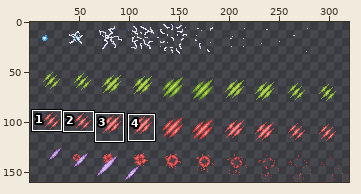
Edited in one commit: sprite sheet (Resources/AwesomeGuns/Weapons/SPRITES/Hits.gif). Above, an overview of the earlier version with the close-up marked.
Close-up. Old version:
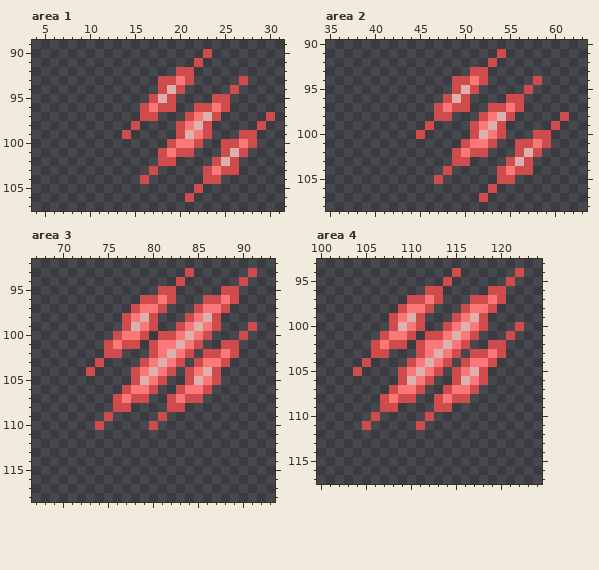
The file is 320x160 pixels. Shown: area 1: x 4..31, y 89..107; area 2: x 35..63, y 90..108; area 3: x 67..93, y 92..118; area 4: x 100..124, y 93..117. The wide view leaves out empty margins. The commit also changed other parts of the picture, which this record leaves out.
The same view after the edit:
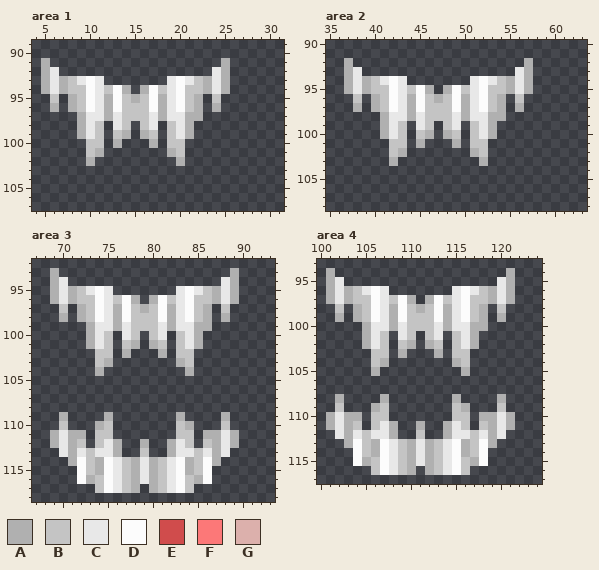
Palette (. is transparent): A #b0b0b0  B #c4c4c4  C #e8e8e8  D #fcfcfc  E #d04c4c  F #fc7878  G #dcb0ac
Difference:
Area 1:
y 90: x 23 E -> .
y 91: x 5 . -> A; x 22 E -> .; x 25 . -> A
y 92: x 5..6 .. -> AC; x 20..21 EE -> ..; x 24..25 .. -> CA
y 93: x 5..11 ....... -> ACABCDC; x 18..25 EEFE.... -> .CDCBACA; x 27 E -> .
y 94: x 5..14 .......... -> ACABBDCBDA; x 16..26 ..EGE.....E -> ADBCDBBACA.
y 95: x 6 . -> B; x 8..22 .........EGE... -> ABDCADBABDACDBA; x 24..25 EE -> B.
y 96: x 6 . -> A; x 8..25 ........EFEE..EEFE -> ABDCADBBBDACDBA.A.
y 97: x 9..24 .......EE...EFGE -> ACCACBBBCACCAA..; x 30 E -> .
y 98: x 9..11 ... -> ACB; x 13..17 ..E.. -> CB.BC; x 19..23 .EFGE -> BCA..; x 29 E -> .
y 99: x 9..11 ... -> ACB; x 13..14 .E -> BA; x 16..17 .. -> AB; x 19..23 .EGFE -> BCA..; x 27..28 EE -> ..
y 100: x 10..11 .. -> BB; x 13 . -> A; x 17 . -> A; x 19..22 EFFE -> BB..; x 25..28 EEFE -> ....
y 101: x 10..11 .. -> BA; x 18..21 EFEE -> .AB.; x 25..27 EGE -> ...
y 102: x 10 . -> A; x 18..20 EE. -> ..A; x 24..26 EGE -> ...
y 103: x 17 E -> .; x 23..26 EFEE -> ....
y 104: x 16 E -> .; x 23..24 EE -> ..
y 105: x 22 E -> .
y 106: x 21 E -> .
Area 2:
y 91: x 54 E -> .
y 92: x 37 . -> A; x 53 E -> .; x 57 . -> A
y 93: x 37..38 .. -> AC; x 51..52 EE -> ..; x 56..57 .. -> CA
y 94: x 37..43 ....... -> ACABCDC; x 49..58 EEFE.....E -> ..CDCBACA.
y 95: x 37..46 .......... -> ACABBDCBDA; x 48..57 .EGE.....E -> ADBCDBBACA
y 96: x 38 . -> B; x 40..56 ........EGE....EE -> ABDCADBABDACDBA.B
y 97: x 38 . -> A; x 40..56 .......EFEE..EEFE -> ABDCADBBBDACDBA.A
y 98: x 41..55 ......EE...EFGE -> ACCACBBBCACCAA.; x 61 E -> .
y 99: x 41..43 ... -> ACB; x 45..46 .E -> CB; x 48..49 .. -> BC; x 51..54 EFGE -> BCA.; x 60 E -> .
y 100: x 41..43 ... -> ACB; x 45..46 E. -> BA; x 48..49 .. -> AB; x 51..54 EGFE -> BCA.; x 58..59 EE -> ..
y 101: x 42..43 .. -> BB; x 45 . -> A; x 49..53 .EFFE -> A.BB.; x 56..59 EEFE -> ....
y 102: x 42..43 .. -> BA; x 49..52 EFEE -> ..AB; x 56..58 EGE -> ...
y 103: x 42 . -> A; x 49..50 EE -> ..; x 52 . -> A; x 55..57 EGE -> ...
y 104: x 48 E -> .; x 54..57 EFEE -> ....
y 105: x 47 E -> .; x 54..55 EE -> ..
y 106: x 53 E -> .
y 107: x 52 E -> .
Area 3:
y 93: x 69 . -> A; x 84 E -> .; x 89 . -> A; x 91 E -> .
y 94: x 69..70 .. -> AC; x 83 E -> .; x 88..90 ..E -> CA.
y 95: x 69..75 ....... -> ACABCDC; x 81..89 EE.....EE -> ..CDCBACA
y 96: x 69..89 ..........EEFE...EEFE -> ACABBDCBDA.ADBCDBBACA
y 97: x 70 . -> B; x 72..88 ......EFFE...EFFE -> ABDCADBABDACDBA.B
y 98: x 70 . -> A; x 72..88 .....EFGE...EFGE. -> ABDCADBBBDACDBA.A
y 99: x 73..87 ....EGFE..EFGFE -> ACCACBBBCACCAA.; x 91 E -> .
y 100: x 73..86 ...EFFE.EEFGFE -> ACB.CB.BC.BCA.; x 90 E -> .
y 101: x 73..78 ..EFEE -> ACB.BA; x 80..85 EFFGFE -> AB.BCA; x 88..89 EE -> ..
y 102: x 74..77 .EE. -> BB.A; x 80..84 EFGFE -> .A.BB; x 86..89 EEFE -> ....
y 103: x 74..75 E. -> BA; x 79..88 EFGFE.EFFE -> ....AB....
y 104: x 73..74 E. -> .A; x 78..82 EFGFE -> .....; x 84..87 EFGE -> A...
y 105: x 78..81 EGFE -> ....; x 84..87 EGFE -> ....
y 106: x 77..80 EFFE -> ....; x 83..86 EFFE -> ....
y 107: x 76..79 EFEE -> ....; x 82..85 EFEE -> ....
y 108: x 76..77 EE -> ..; x 82..83 EE -> ..
y 109: x 70 . -> A; x 75 E -> A; x 81 E -> .; x 83 . -> A; x 88 . -> A
y 110: x 70 . -> B; x 74..75 E. -> AB; x 80 E -> .; x 83..84 .. -> BA; x 88 . -> B
y 111: x 69..72 .... -> ACAA; x 74..75 .. -> BB; x 83..84 .. -> BB; x 86..89 .... -> AACA
y 112: x 69..72 .... -> ACAB; x 74..76 ... -> BCA; x 79 . -> A; x 82..84 ... -> ACB; x 86..89 .... -> BACA
y 113: x 70..76 ....... -> CACBCCA; x 79 . -> B; x 82..88 ....... -> ACCBCAC
y 114: x 71..87 ................. -> ADBADCBACABCDABDA
y 115: x 72..86 ............... -> DBADCBACABCDABD
y 116: x 72..86 ............... -> DABDCBACABCDBAD
y 117: x 74..78 ..... -> BDCBA; x 80..84 ..... -> ABCDB
Area 4:
y 94: x 101 . -> A; x 115 E -> .; x 121..122 .E -> A.
y 95: x 101..102 .. -> AC; x 114 E -> .; x 120..121 .E -> CA
y 96: x 101..107 ....... -> ACABCDC; x 112..113 EE -> ..; x 115..121 ....EE. -> CDCBACA
y 97: x 101..121 .........EEFE...EEFE. -> ACABBDCBDA.ADBCDBBACA
y 98: x 102 . -> B; x 104..120 .....EFFE...EFFE. -> ABDCADBABDACDBA.B
y 99: x 102 . -> A; x 104..118 ....EFGE...EFGE -> ABDCADBBBDACDBA; x 120 . -> A
y 100: x 105..118 ...EGFE..EFGFE -> ACCACBBBCACCAA; x 122 E -> .
y 101: x 105..110 ..EFFE -> ACB.CB; x 112..117 EEFGFE -> BC.BCA; x 121 E -> .
y 102: x 105..117 .EFEE.EFFGFE. -> ACB.BA.AB.BCA; x 119..120 EE -> ..
y 103: x 106..107 EE -> BB; x 109 . -> A; x 111..120 EFGFE.EEFE -> ..A.BB....
y 104: x 105..107 E.. -> .BA; x 110..119 EFGFE.EFFE -> .....AB...
y 105: x 104 E -> .; x 106 . -> A; x 109..113 EFGFE -> .....; x 115..118 EFGE -> .A..
y 106: x 109..112 EGFE -> ....; x 115..118 EGFE -> ....
y 107: x 108..111 EFFE -> ....; x 114..117 EFFE -> ....
y 108: x 102 . -> A; x 107..110 EFEE -> A...; x 113..116 EFEE -> ..A.; x 120 . -> A
y 109: x 102 . -> B; x 106..108 .EE -> AB.; x 113..116 EE.. -> ..BA; x 120 . -> B
y 110: x 101..104 .... -> ACAA; x 106..107 E. -> BB; x 112 E -> .; x 115..116 .. -> BB; x 118..121 .... -> AACA
y 111: x 101..108 ....E... -> ACAB.BCA; x 111 E -> A; x 114..116 ... -> ACB; x 118..121 .... -> BACA
y 112: x 102..108 ....... -> CACBCCA; x 111 . -> B; x 114..120 ....... -> ACCBCAC
y 113: x 103..119 ................. -> ADBADCBACABCDABDA
y 114: x 104..118 ............... -> DBADCBACABCDABD
y 115: x 104..118 ............... -> DABDCBACABCDBAD
y 116: x 106..110 ..... -> BDCBA; x 112..116 ..... -> ABCDB
